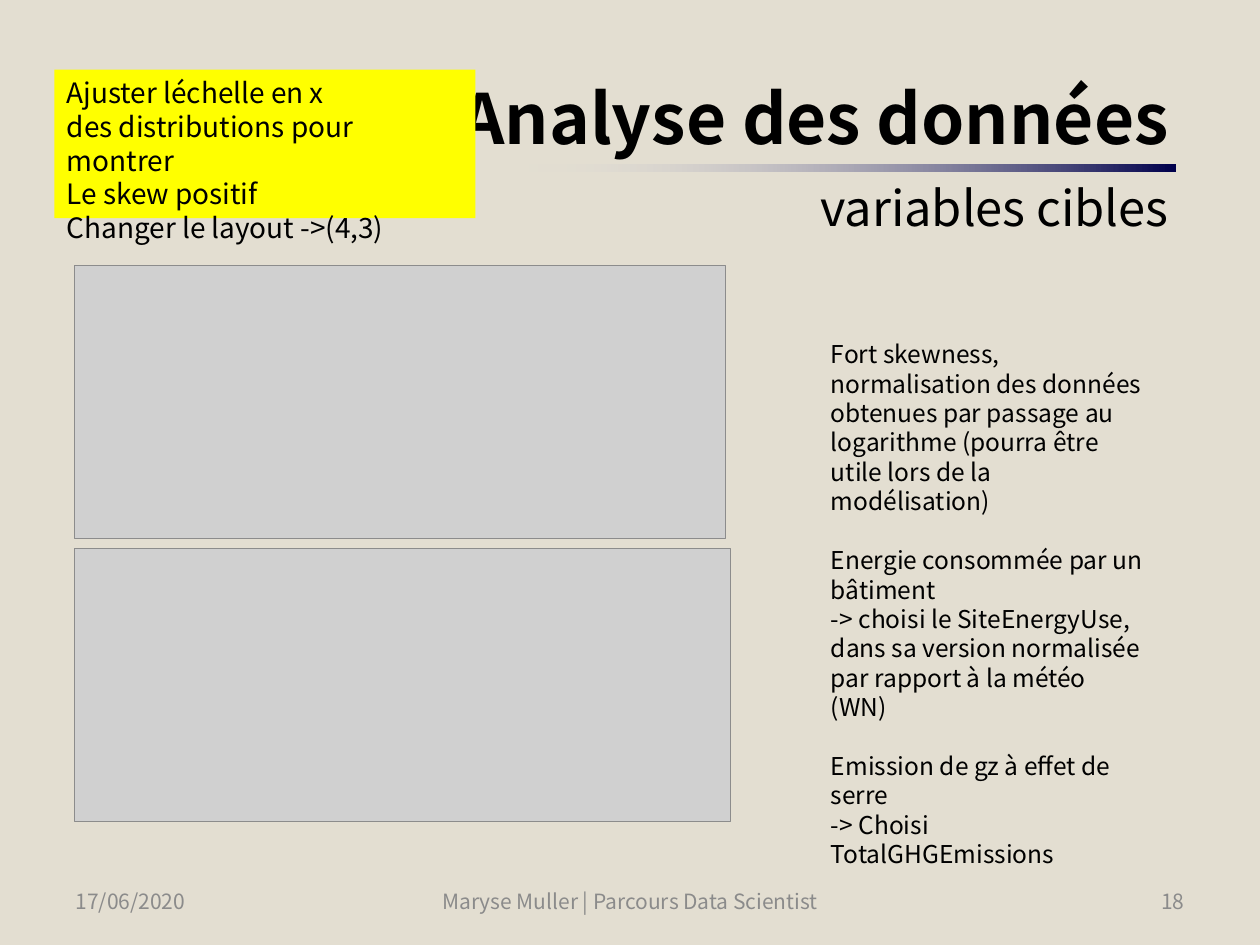
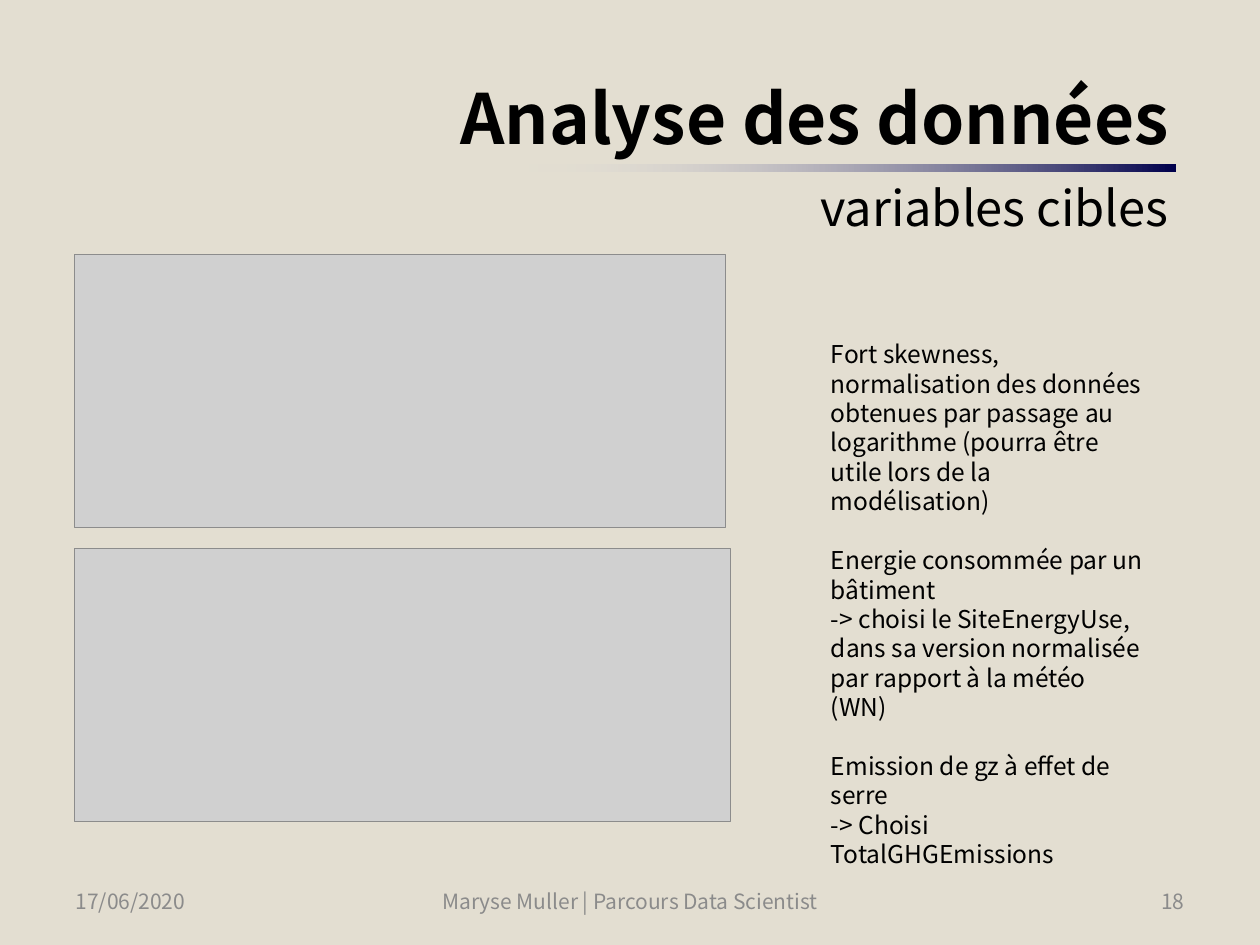
Before and after one commit to SmellyArmure/OC_DS_Project4, a slide deck: slide 18 of PRESENTATION/Projet4.pptx. Drawn at 1260x945 pixels with LibreOffice and Linux fonts; fonts in the diff are those of the drawing; grey boxes stand for pictures. Boxes give left, top, right and bottom in pixels: in the first picture for what was removed or moved away, otherwise in the second. Text is boxed around its words. In the diff, an @@ line names an element or a change of style, - is before the commit and + after.

```diff
--- a/PRESENTATION/Projet4.pptx
+++ b/PRESENTATION/Projet4.pptx
@@ rectangle removed at (54, 69, 475, 218) @@
-Ajuster léchelle en x
-des distributions pour montrer
-Le skew positif
-Changer le layout ->(4,3)
@@ picture: place and size @@
-picture at (74, 266, 726, 539)
+picture at (74, 255, 726, 528)
```
Also in this commit, not shown: 4 other slides changed, 2 slides added, 8 other files.
